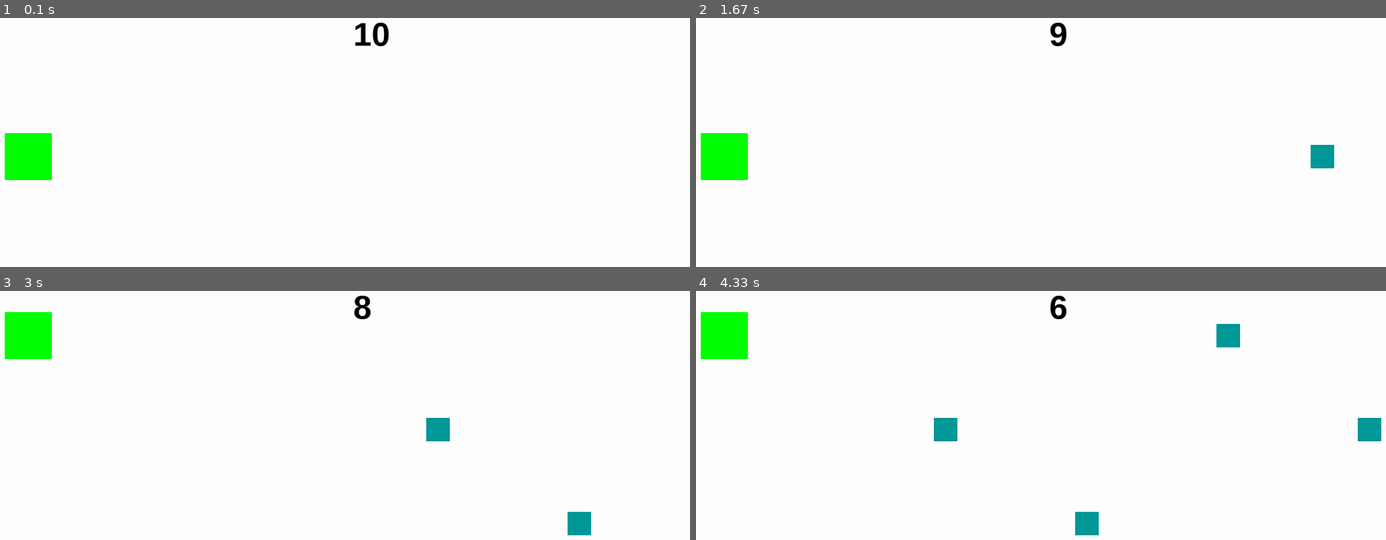
Above: before the commit, frames 1-4 (two rows, left to right).
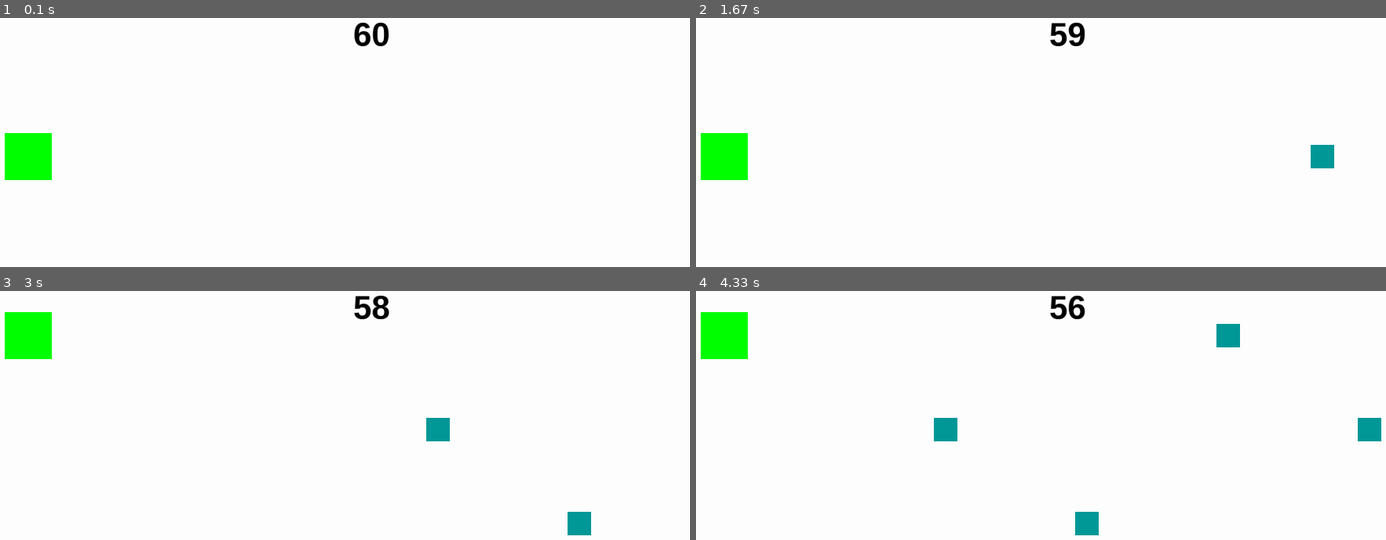
Above: after the commit, the same moments.

Repository: hsiang086/crc-static-exhibition
Game: pygame game, started from main/second_scene.py
Same seed, same stepped clock (60 frames per second), same inputs: the game is played once before the commit and once after it.
Inputs:
- Up to frame 1 (0.1 s): no input
- Up to frame 2 (1.67 s): hold Up 0.33-0.8 s; hold Down 0.83-1.13 s; hold Up 1.17-1.53 s; hold Down from 1.57 s (still down)
- Up to frame 3 (3 s): release Down at 1.93 s; hold Up 1.97-2.27 s; hold Down 2.3-2.6 s; hold Up from 2.63 s (still down)
- Up to frame 4 (4.33 s): release Up at 3 s; hold Down 3.03-3.4 s; hold Up 3.43-3.73 s; hold Down 3.77-4.07 s; hold Up from 4.1 s (still down)

The runs differ from the first frame. In frame 1, 0.2% of the frame differs, in the area x 51-54%, y 1-12%; in frame 2, 0.3%, in the area x 51-57%, y 1-12%; in frame 3, 0.3%; in frame 4, 0.2%.

Commit message:
Update second_scene.py

Diff:
--- a/main/second_scene.py
+++ b/main/second_scene.py
@@ -85,7 +85,7 @@
 
 class TimeRunning():
     def __init__(self):
-        self.time = 10
+        self.time = 60
         self.time_start = tm.time()
         self.text_rect = (WIDTH / 2, 100)
     def display(self,time_run):
@@ -96,7 +96,6 @@
 
 
 global timerunning
-
 timerunning = TimeRunning()
 timerunning.__init__()
 all_sprites = pygame.sprite.Group()
